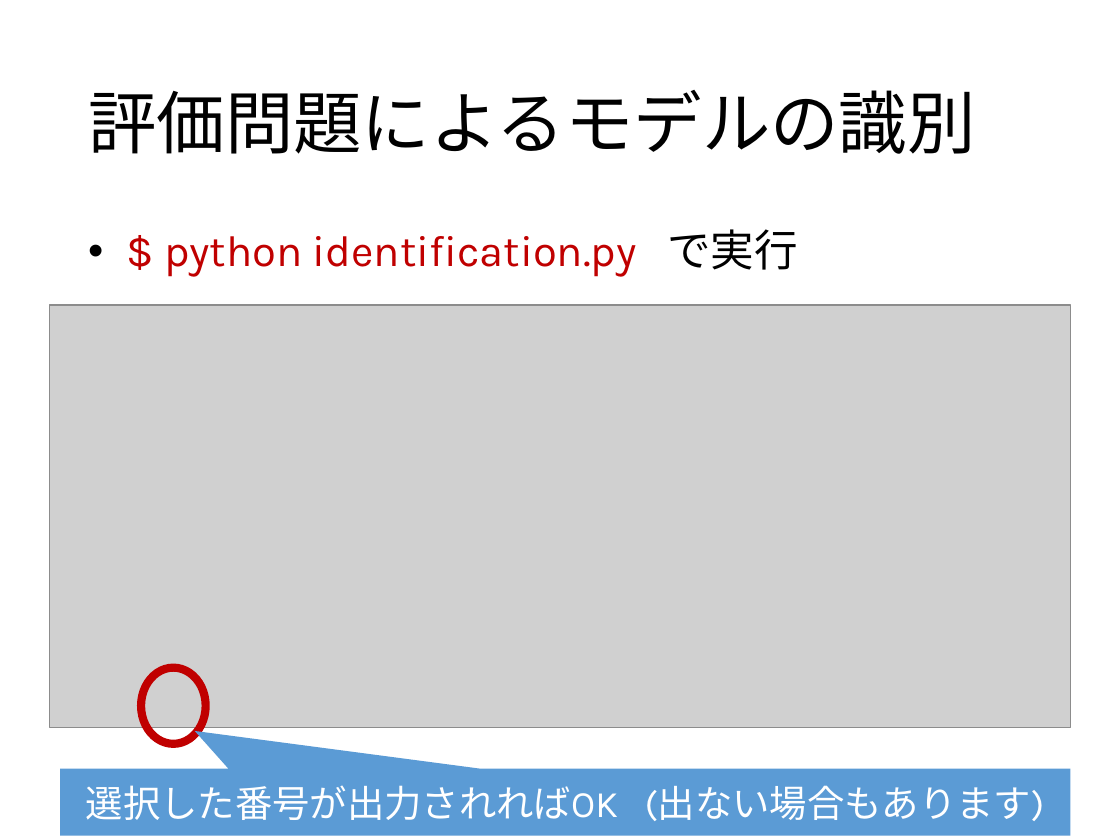
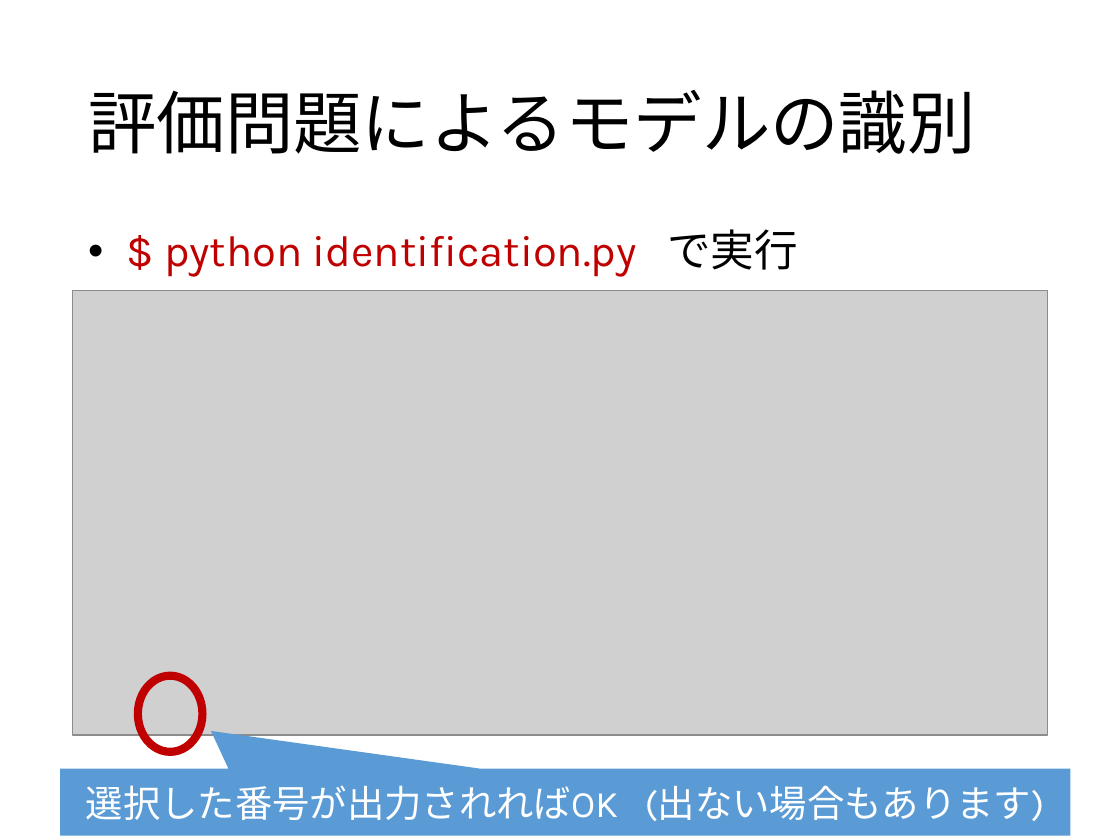
Before and after one commit to 2017B4/rinko, a slide deck: slide 29 of 輪講実習.pptx (slide 30 before the commit). Drawn at 1120x840 pixels with LibreOffice and Linux fonts; fonts in the diff are those of the drawing; grey boxes stand for pictures. Boxes give left, top, right and bottom in pixels: in the first picture for what was removed or moved away, otherwise in the second. Text is boxed around its words. In the diff, an @@ line names an element or a change of style, - is before the commit and + after.

```diff
--- a/輪講実習.pptx
+++ b/輪講実習.pptx
@@ picture: place and size @@
-picture at (49, 305, 1070, 727)
+picture at (73, 290, 1047, 735)
@@ ellipse: place and size @@
-ellipse at (141, 668, 206, 744)
+ellipse at (138, 675, 203, 752)
```
Also in this commit, not shown: 7 other slides changed, 1 slide removed.
